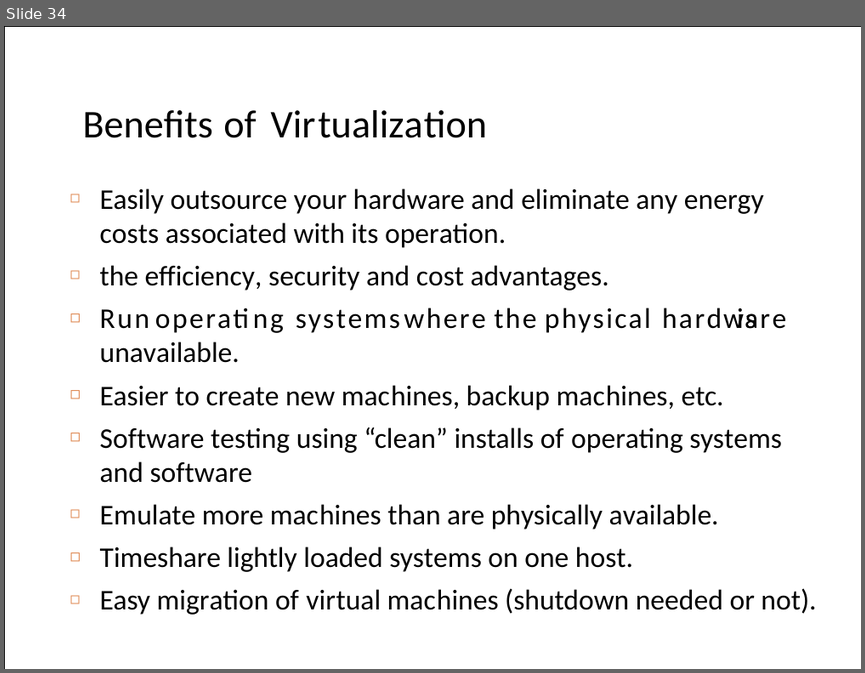
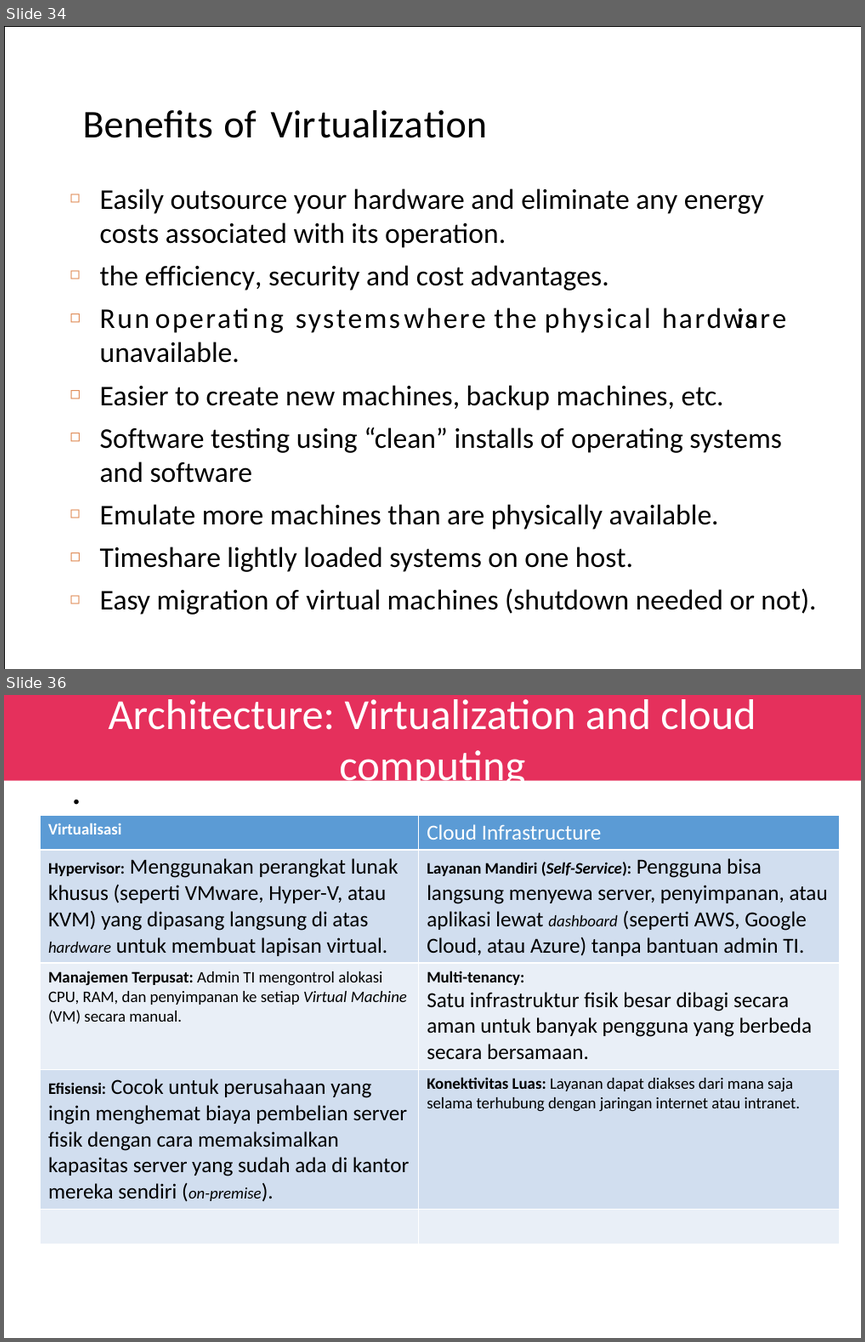
Before and after one commit to amelcharolinesgn2/CloudSim, a slide deck: Virtualization.pptx. Shown one above the other, each under a label of ours: slide 34 before the commit, slides 34 and 36 after it; the slides between them are not shown. The pictures are 865x673 and 865x1342 pixels, drawn with LibreOffice and Linux fonts; fonts in the diff are those of the drawing. Boxes give left, top, right and bottom in pixels: in the first picture for what was removed or moved away, otherwise in the second. Text is boxed around its words. In the diff, an @@ line names an element or a change of style, - is before the commit and + after.

```diff
--- a/Virtualization.pptx
+++ b/Virtualization.pptx
@@ slide 36 added at (x1=4, y1=695, x2=861, y2=1338), background #FFFFFF @@
@@ rectangle added at (x1=4, y1=695, x2=861, y2=781), fill #E42452 at 94% opacity, 36 pt, text #FFFFFF @@
+Architecture: Virtualization and cloud computing
@@ title added at (x1=64, y1=729, x2=801, y2=853), 33 pt, text #000000 @@
+.
@@ table added at (x1=40, y1=815, x2=840, y2=1204), 5 rows, 2 columns @@
+Virtualisasi | Cloud Infrastructure
+Hypervisor: Menggunakan perangkat lunak khusus (seperti VMware, Hyper-V, atau KVM) yang dipasang langsung di atas hardware untuk membuat lapisan virtual. | Layanan Mandiri (Self-Service): Pengguna bisa langsung menyewa server, penyimpanan, atau aplikasi lewat dashboard (seperti AWS, Google Cloud, atau Azure) tanpa bantuan admin TI.
+Manajemen Terpusat: Admin TI mengontrol alokasi CPU, RAM, dan penyimpanan ke setiap Virtual Machine (VM) secara manual. | Multi-tenancy: / Satu infrastruktur fisik besar dibagi secara aman untuk banyak pengguna yang berbeda secara bersamaan.
+Efisiensi: Cocok untuk perusahaan yang ingin menghemat biaya pembelian server fisik dengan cara memaksimalkan kapasitas server yang sudah ada di kantor mereka sendiri (on-premise). | Konektivitas Luas: Layanan dapat diakses dari mana saja selama terhubung dengan jaringan internet atau intranet.
+ | 
```
Also in this commit, not shown: 2 other slides added, 1 other file.
